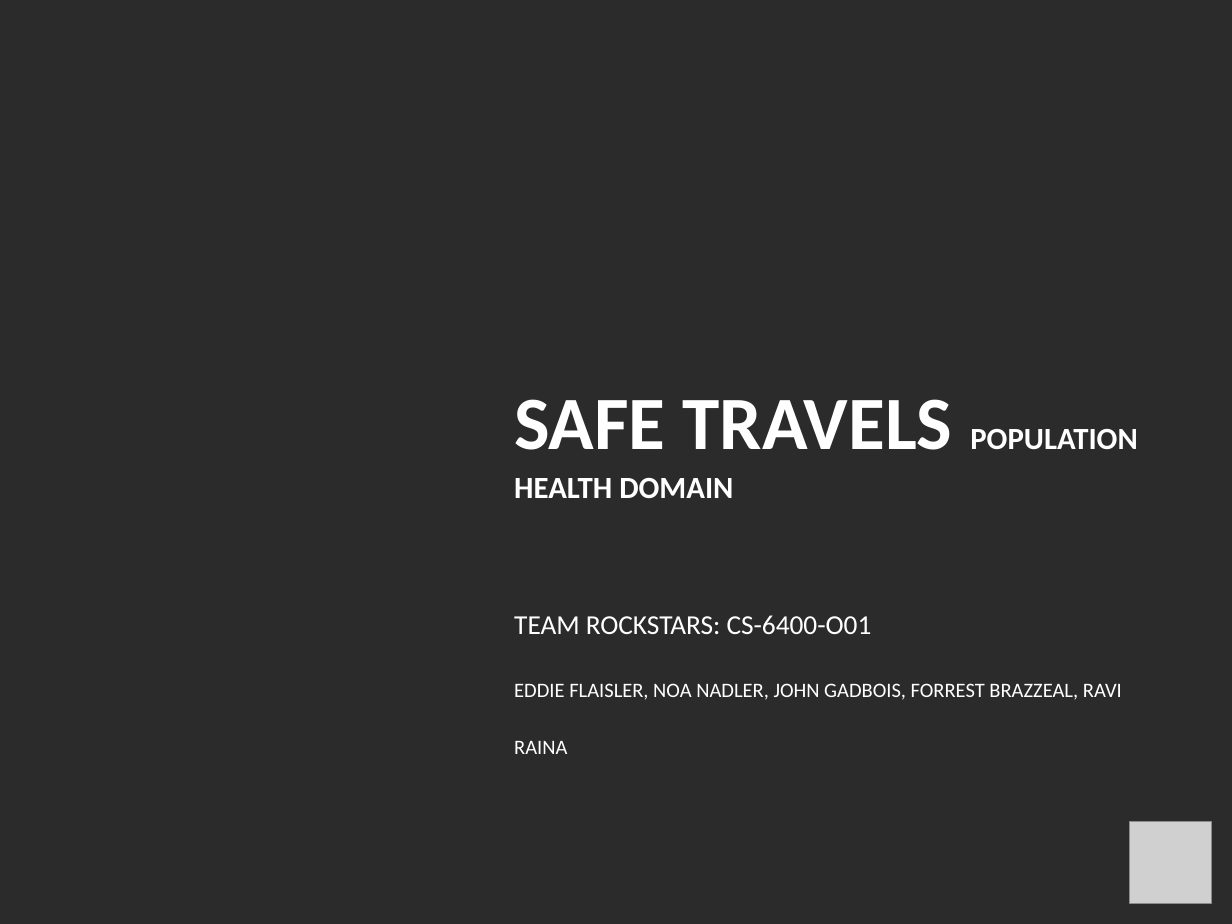
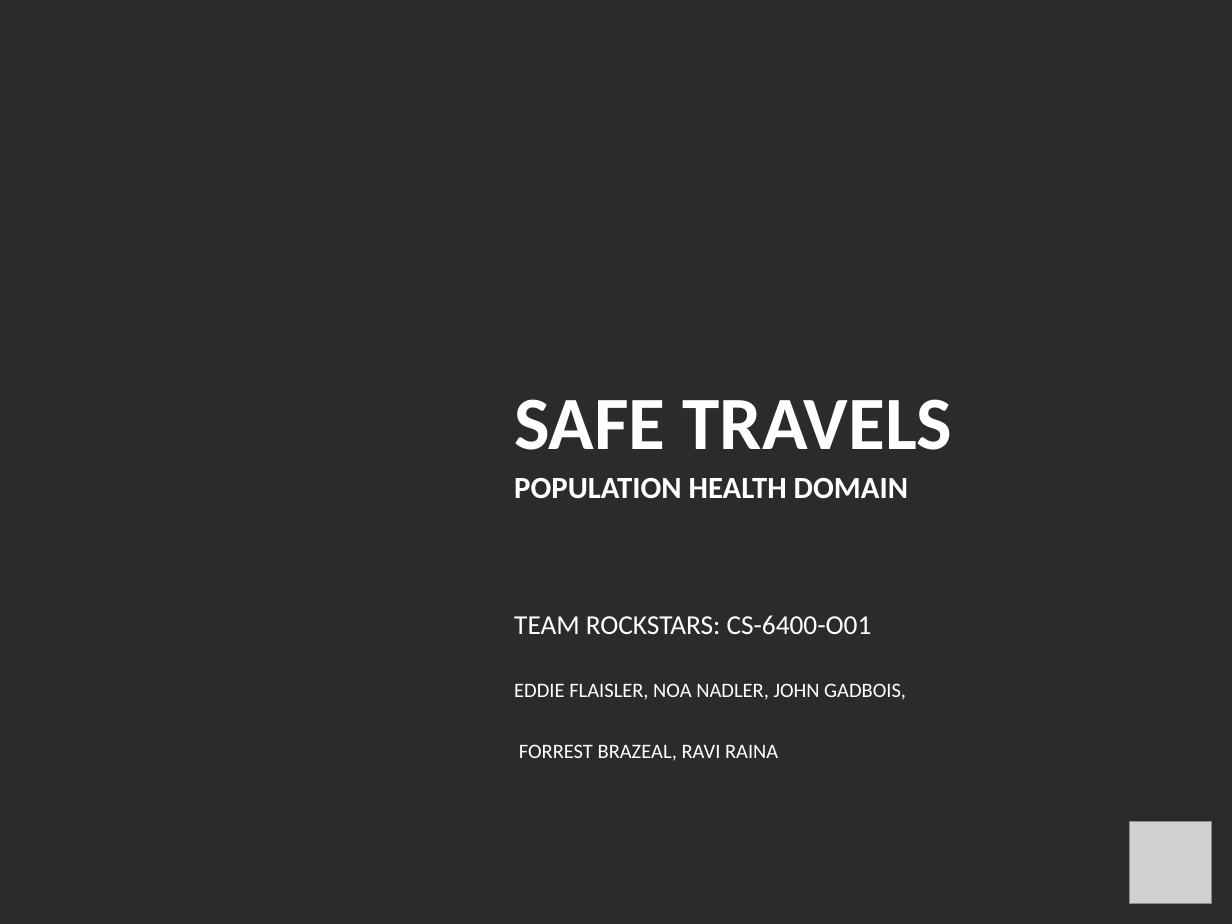
Before and after one commit to noanadler/RockStars, a slide deck: slide 1 of Deliverable1/Docs/TopicPresentation.pptx. Drawn at 1232x924 pixels with LibreOffice and Linux fonts; fonts in the diff are those of the drawing; grey boxes stand for pictures; background and template pictures are left out; a plain dark background stands for a picture behind light text. Boxes give left, top, right and bottom in pixels: in the first picture for what was removed or moved away, otherwise in the second. Text is boxed around its words. In the diff, an @@ line names an element or a change of style, - is before the commit and + after.

```diff
--- a/Deliverable1/Docs/TopicPresentation.pptx
+++ b/Deliverable1/Docs/TopicPresentation.pptx
@@ title "SAFE TRAVELS POPULATION HEALTH DOMAIN" rewrapped from <box>514,399,1137,498</box> to <box>514,399,953,499</box> @@
@@ subtitle at <box>514,683,906,761</box>: text changed @@
-EDDIE FLAISLER, NOA NADLER, JOHN GADBOIS, FORREST BRAZZEAL, RAVI RAINA
+EDDIE FLAISLER, NOA NADLER, JOHN GADBOIS,
+FORREST BRAZEAL, RAVI RAINA
```
Also in this commit, not shown: 9 other slides changed, 4 slides added, 1 slide removed.
